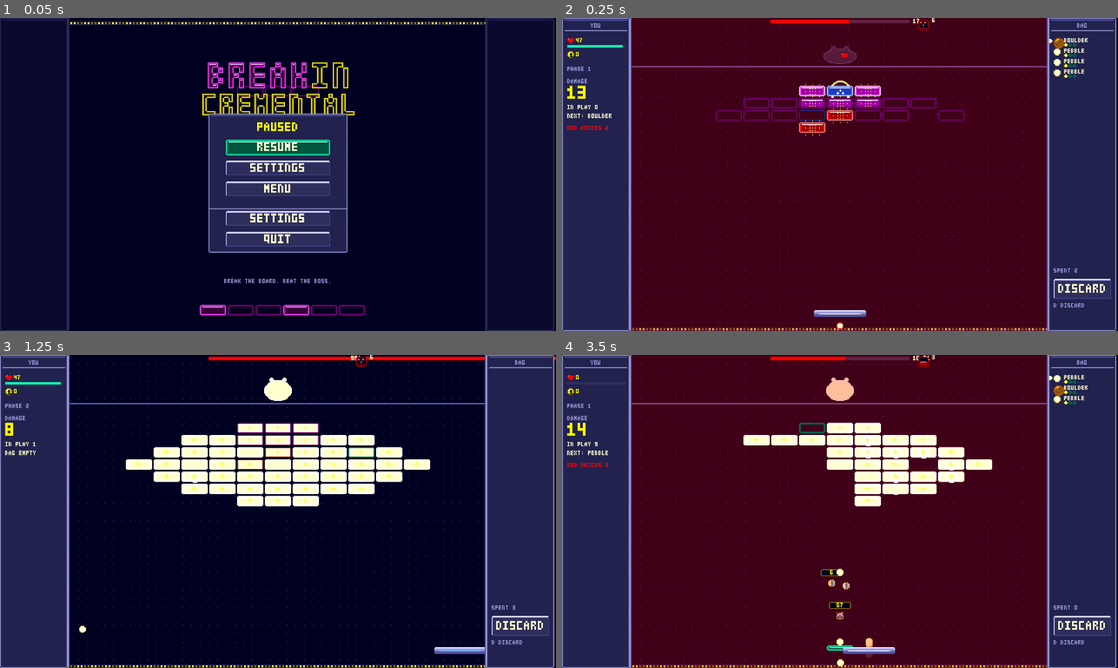
Above: before the commit, frames 1-4 (two rows, left to right).
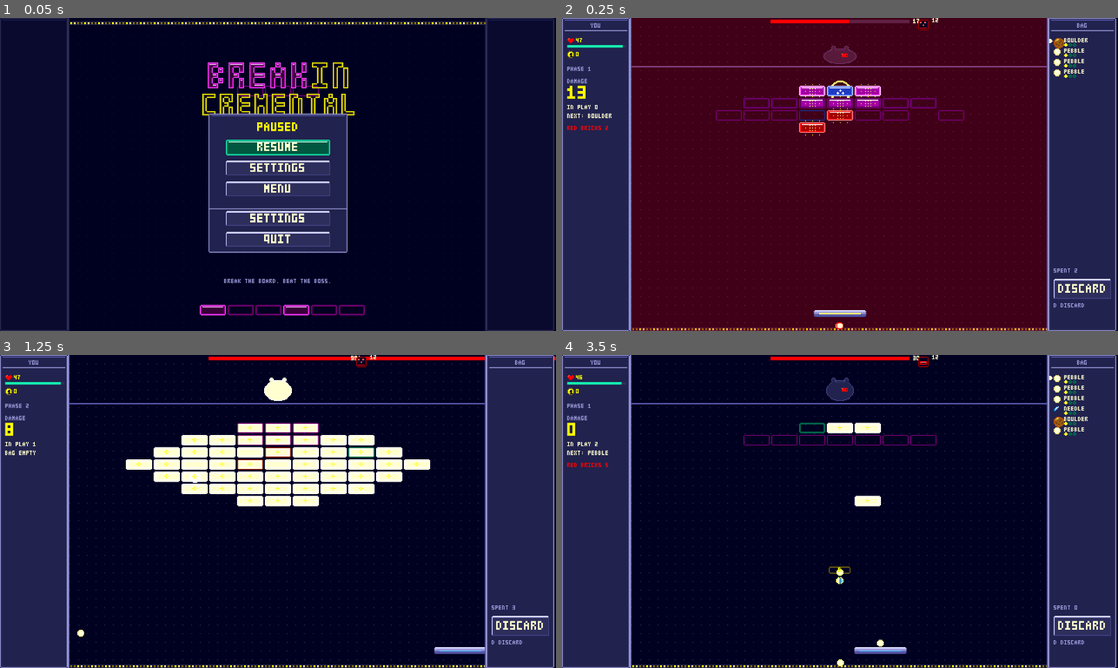
Above: after the commit, the same moments.

Repository: alpacaxander/breakin-cremental
Game: Godot game, scene res://tests/smoke.tscn
Same seed, same stepped clock (60 frames per second), same inputs: the game is played once before the commit and once after it. This scene is started directly instead of the project's main scene.
Inputs (mouse positions are in pixels of both pictures, inside the frame that each line leads up to):
- Up to frame 1 (0.05 s): no input
- Up to frame 2 (0.25 s): no input
- Up to frame 3 (1.25 s): tap Enter at 0.5 s; move the mouse to (400, 495) at 0.52 s; hold D from 0.53 s (still down); click (400, 495) at 0.67 s; tap Space at 0.77 s
- Up to frame 4 (3.5 s): release D at 1.25 s; drag from (728, 527) to (812, 574) at 1.27 s; click "DISCARD" at 2 s; move the mouse to (895, 442) at 2.77 s; hold D from 2.78 s (still down)

Frame 1 is identical in both runs. In frame 2, less than 0.1% of the frame differs, in the area x 46-68%, y 0-100%; in frame 3, less than 0.1%; in frame 4, 74%, in the area x 0-95%, y 0-100%.

Commit message:
Time enemy attacks in seconds, slow the ball, fix the needle's look
- Enemy intents count down seconds while a ball is in flight instead of
  paddle hits. Every cd doubled (one paddle hit taken as 2 s); the
  warden's riposte takes RIPOSTE_CUT 2 s off instead of an extra hit.
- BALL_SPEED 480 -> 350; launches leave up to LAUNCH_SPREAD_DEG 10
  off vertical at random.
- Balls draw their own face with fading afterimages instead of the
  basic-ball pierce_trail/ball_trail strips; the needle turns to its
  heading.
- Docs (content.md, design.md, map 1, CLAUDE.md) and smoke checks follow.

Co-Authored-By: Claude Opus 5.5 <noreply@anthropic.com>

Diff:
--- a/src/arena.gd
+++ b/src/arena.gd
@@ -2,9 +2,9 @@
 ## One fight: the enemy in the band above the top wall, the bag of balls launched phase by phase at the board, and the
 ## damage pipeline. A ball stores dmg per brick it breaks, fires it at the enemy on paddle contact and loses it on a drop;
 ## crit bricks launch the bag's next ball, bombs hit the enemy and blast their neighbours for the ball, a red brick a ball
-## breaks costs the player HP (a blast removes it for free); a phase ends when every ball has dropped, no HP cost. Paddle
-## hits count down the enemy's intent; at 0 its attack strip plays and the hazard spawns on frame 3 (_act, _hazard): red
-## bricks painted onto the board, enemy balls and debris that cost HP on paddle touch (Hazard nodes moved by hand, cleared
+## breaks costs the player HP (a blast removes it for free); a phase ends when every ball has dropped, no HP cost. Seconds
+## of flight count down the enemy's intent (_count_down); at 0 its attack strip plays and the hazard spawns on frame 3
+## (_act, _hazard): red bricks painted onto the board, enemy balls and debris that cost HP on paddle touch (Hazard nodes moved by hand, cleared
 ## at phase end), a laser lane snapped to the board column under the paddle (drawn in _draw), a shield row of solids that
 ## crumbles after so many paddle hits, the boss's mouth that eats balls and spits them back, and map 1's three: jam (the
 ## paddle at half width for so many hits, _paddle_fit), pull (an upward force on every ball in flight for a second,
@@ -29,8 +29,6 @@
 const Ui = preload("res://src/ui.gd")
 const Sfx = preload("res://src/sfx.gd")
 const Hud = preload("res://src/hud.gd")
-const TRAIL_TEX := preload("res://assets/pixel/png/anim_ball_trail.png")
-const PIERCE_TEX := preload("res://assets/pixel/png/anim_pierce_trail.png")
 const HAZARD_TEX := preload("res://assets/pixel/png/anim_hazard_strip.png")
 const SHIELD_TEX := preload("res://assets/pixel/png/anim_shield_floor.png")  # the floor line while relic shield_floor has a save armed
 const LASER_WARN_TEX := preload("res://assets/pixel/png/anim_laser_sweep_warn.png")
@@ -332,7 +330,7 @@
 func _launch(b: Ball) -> void:
 	b.age = 0
 	b.arm()
-	b.vel = Vector2.UP * Tuning.BALL_SPEED * b.speed
+	b.vel = Vector2.UP.rotated(deg_to_rad(randf_range(-Tuning.LAUNCH_SPREAD_DEG, Tuning.LAUNCH_SPREAD_DEG))) * Tuning.BALL_SPEED * b.speed
 	var pitch: float = b.row.get("pitch", Sfx.st(b.rank - 1))
 	Sfx.play("ball_launch", pitch)
 
@@ -400,6 +398,8 @@
 	if combo_t <= 0:
 		combo = 0
 	_tick_hazards(delta)
+	if balls.size() > (1 if rest else 0):  # a ball in flight (or held by gum): the enemy's clock runs; never between phases
+		_count_down(delta)
 	if over:
 		return
 	if refresh_in > 0:
@@ -536,7 +536,7 @@
 
 
 ## Paddle contact (pad: the main paddle or relic mini_paddle's): the ball's stored damage and poison land on the enemy,
-## the hit counts the enemy's intent down, the ball's per-flight traits re-arm, and gum with a catch left sticks.
+## a big one ripostes, the ball's per-flight traits re-arm, and gum with a catch left sticks.
 func _paddle_hit(ball: Ball, pad: Box = null) -> void:
 	if not pad:
 		pad = paddle
@@ -576,11 +576,18 @@
 		mouth_left -= 1
 		if mouth_left == 0:
 			_mouth_close()
-	enemy.cd_left -= 2 if enemy.has("riposte") and landed >= enemy.riposte else 1  # the warden's riposte: a big shot hurries it
-	if enemy.cd_left == 1:
+	if enemy.has("riposte") and landed >= enemy.riposte:  # the warden's riposte: a big shot hurries it
+		_count_down(Tuning.RIPOSTE_CUT)
+
+
+## The enemy's clock: s seconds off the countdown, the warning cue as it crosses 1 s, the intent at 0.
+func _count_down(s: float) -> void:
+	var was: float = enemy.cd_left
+	enemy.cd_left -= s
+	if enemy.cd_left <= 0:
+		_act()
+	elif was > 1 and enemy.cd_left <= 1:
 		Sfx.play("timed_off")
-	elif enemy.cd_left <= 0:
-		_act()
 
 
 ## A stuck ball leaves the paddle toward the mouse, within the paddle's bounce angle.
@@ -1187,8 +1194,8 @@
 
 func _process(_delta: float) -> void:
 	hp_l.text = str(enemy.hp) + (" P%d" % enemy.poison if enemy.poison else "")
-	intent_s.modulate.a = 0.8 + 0.2 * sin(Time.get_ticks_msec() / 1000.0 * TAU * 2) if enemy.cd_left == 1 else 1.0
-	cd_l.text = str(enemy.cd_left)
+	intent_s.modulate.a = 0.8 + 0.2 * sin(Time.get_ticks_msec() / 1000.0 * TAU * 2) if enemy.cd_left <= 1 else 1.0
+	cd_l.text = str(ceili(enemy.cd_left))
 	var px: float = Tuning.HAZARDS.debris.shake_px
 	position = home + (Vector2(randf_range(-px, px), randf_range(-px, px)) if shake > 0 else Vector2.ZERO)
 	queue_redraw()
@@ -1218,13 +1225,15 @@
 				draw_texture_rect_region(LASER_WARN_TEX if warn else LASER_FIRE_TEX, Rect2(hz.position.x - 30, y, 60, th), Rect2(lf * 30, 0, 30, th / 2))
 				y += 12
 	for b in balls:
+		# The ball's own face, its afterimages fading back along the heading: three while piercing, two at FAST_SPEED.
+		# The needle's shard is drawn pointing up-right, so it turns by heading + 45 degrees.
 		var r := b.radius
-		var trail: Texture2D = PIERCE_TEX if b.pierce_left > 0 else TRAIL_TEX if b.speed >= Tuning.FAST_SPEED else null
-		if trail and b != rest and b.hold <= 0:
-			draw_set_transform(b.position, b.vel.angle(), Vector2.ONE * Fx.SCALE)
-			draw_texture_rect_region(trail, Rect2(-20, -4, 24, 8), Rect2(int(Time.get_ticks_msec() / 83) % 4 * 24, 0, 24, 8))
-			draw_set_transform(Vector2.ZERO)
-		else:
-			draw_texture_rect(b.tex, Rect2(b.position - Vector2(r, r), Vector2(r, r) * 2), false)
+		var v: Vector2 = b.vel if b.vel != Vector2.ZERO else Vector2.UP
+		var turn := v.angle() + PI / 4 if b.id == "ball_pierce" else 0.0
+		var ghosts := 0 if b == rest or b.hold > 0 else 3 if b.pierce_left > 0 else 2 if b.speed >= Tuning.FAST_SPEED else 0
+		for i in range(ghosts, -1, -1):
+			draw_set_transform(b.position - v.normalized() * r * 1.5 * i, turn)
+			draw_texture_rect(b.tex, Rect2(-r, -r, r * 2, r * 2), false, Color(1, 1, 1, 1.0 - i * 0.25))
+		draw_set_transform(Vector2.ZERO)
 	if flash > 0:
 		draw_rect(field, Color(C.danger, 0.25))
--- a/src/tuning.gd
+++ b/src/tuning.gd
@@ -10,8 +10,9 @@
 const PADDLE_HEIGHT := 16.0
 const PADDLE_UP := 40.0  # paddle centre above the arena floor
 const PADDLE_SPEED := 800.0  # px/s cap for both mouse-follow and keys
-const BALL_SPEED := 480.0
+const BALL_SPEED := 350.0
 const BALL_RADIUS := 8.0
+const LAUNCH_SPREAD_DEG := 10.0  # a launch leaves up to this far off vertical, either side, at random
 const MAX_BOUNCE_DEG := 60.0  # angle off vertical when the ball hits the paddle edge
 const MIN_VERTICAL := 0.25  # min |vy| as a fraction of speed, stops near-horizontal loops
 
@@ -133,16 +134,16 @@
 const SPLIT_DEG := 20.0  # a splitter's halves fan from -SPLIT_DEG to +SPLIT_DEG about its heading
 
 # Enemies: one per fight. role picks the node kind (fight = regular), tier the earliest layer a regular appears.
-# cd: paddle hits between intents. intents cycle: [hazard id or "mouth", count]. board: rows = the drawn layout
-# (BOARD_KEYS), top = px below BOARD_TOP, no_refresh_rows (game.gd generate).
+# cd: seconds between intents, counted only while a ball is in flight. intents cycle: [hazard id or "mouth", count].
+# board: rows = the drawn layout (BOARD_KEYS), top = px below BOARD_TOP, no_refresh_rows (game.gd generate).
 # off: cue pitch offset in semitones. w: frame width of its <id>_idle/_hit/_attack/_die strips (48 tall). Behaviour: arena.gd.
-# Signatures: riposte = a landing of this much counts the intent down by 2; enraged = fields merged into the row below `at`
-# of its HP (cd, mouth, mimic = its enemy balls copy the bag's balls in order); steal = gold a dropped ball costs; twice =
-# seconds between the two firings of a phase's first intent; jackpot = gold when every gold brick breaks in one phase;
+# Signatures: riposte = a landing of this much takes RIPOSTE_CUT s off the countdown; enraged = fields merged into the
+# row below `at` of its HP (cd, mouth, mimic = its enemy balls copy the bag's balls in order); steal = gold a dropped ball
+# costs; twice = seconds between the two firings of a phase's first intent; jackpot = gold when every gold brick breaks in one phase;
 # shield_start = the shield row stands at fight start; advance = rows the board slides toward the paddle each phase while
 # it fits above BOARD_FLOOR.
 const ENEMIES := {
-	glob = {role = "regular", tier = 1, hp = 30, cd = 6, intents = [["red_bricks", 3], ["debris", 4]], off = 0, w = 48, board = {rows = [
+	glob = {role = "regular", tier = 1, hp = 30, cd = 12.0, intents = [["red_bricks", 3], ["debris", 4]], off = 0, w = 48, board = {rows = [
 		"....xxx....",
 		"..xx???xx..",
 		".x??xRx??x.",
@@ -151,7 +152,7 @@
 		"..xx???xx..",
 		"....xxx....",
 	]}},
-	lobber = {role = "regular", tier = 1, hp = 40, cd = 5, intents = [["enemy_balls", 1], ["enemy_balls", 3]], off = -2, w = 48, board = {rows = [
+	lobber = {role = "regular", tier = 1, hp = 40, cd = 10.0, intents = [["enemy_balls", 1], ["enemy_balls", 3]], off = -2, w = 48, board = {rows = [
 		"x.x.x.x.x.x",  # battlements
 		"xxxxxxxxxxx",
 		"#?????????#",
@@ -159,7 +160,7 @@
 		"#?????????#",
 		"##xx...xx##",  # the gate
 	]}},
-	mason = {role = "regular", tier = 3, hp = 55, cd = 6, intents = [["shield_row", 1], ["debris", 6]], off = -4, w = 64, board = {rows = [
+	mason = {role = "regular", tier = 3, hp = 55, cd = 12.0, intents = [["shield_row", 1], ["debris", 6]], off = -4, w = 64, board = {rows = [
 		"??xxxxxxx??",
 		"?x#######x?",
 		"?x#?ccc?#x?",  # the vault
@@ -167,7 +168,7 @@
 		"?x##xxx##x?",  # the door
 		"??xxxxxxx??",
 	]}},
-	warden = {role = "elite", tier = 4, hp = 120, cd = 5, riposte = 10, intents = [["laser_sweep", 1], ["enemy_balls", 3], ["shield_row", 1]], off = -5, w = 64, board = {rows = [
+	warden = {role = "elite", tier = 4, hp = 120, cd = 10.0, riposte = 10, intents = [["laser_sweep", 1], ["enemy_balls", 3], ["shield_row", 1]], off = -5, w = 64, board = {rows = [
 		"xxx#xxxxx#xxx",
 		"x??#????#??x",  # odd rows one short: honeycomb, so the pillars zigzag
 		"x??#??c??#??x",
@@ -177,7 +178,7 @@
 		"x??#??c??#??x",
 		"xxx.xxxx.xxx",
 	]}},
-	rat_king = {role = "regular", tier = 1, hp = 35, cd = 6, intents = [["coin_junk", 1], ["debris", 3]], off = 3, w = 64, board = {rows = [
+	rat_king = {role = "regular", tier = 1, hp = 35, cd = 12.0, intents = [["coin_junk", 1], ["debris", 3]], off = 3, w = 64, board = {rows = [
 		"c?xxxxxxx?c",  # the nest: crits in the four corners
 		"?xx?????xx?",
 		"xx???????xx",
@@ -185,7 +186,7 @@
 		"?xx?????xx?",
 		"c?xxxxxxx?c",
 	]}},
-	coin_slug = {role = "regular", tier = 1, hp = 40, cd = 5, intents = [["coin_junk", 2], ["red_bricks", 2]], off = -1, w = 48, board = {rows = [
+	coin_slug = {role = "regular", tier = 1, hp = 40, cd = 10.0, intents = [["coin_junk", 2], ["red_bricks", 2]], off = -1, w = 48, board = {rows = [
 		"...xxxxx...",
 		".xx?????xx.",
 		"xx???????xx",
@@ -194,7 +195,7 @@
 		".xx?????xx.",
 		"...xxxxx...",
 	]}},
-	fuse_box = {role = "regular", tier = 2, hp = 45, cd = 6, intents = [["red_bricks", 2], ["debris", 6]], off = 1, w = 48, board = {rows = [
+	fuse_box = {role = "regular", tier = 2, hp = 45, cd = 12.0, intents = [["red_bricks", 2], ["debris", 6]], off = 1, w = 48, board = {rows = [
 		"xxxxxxxxxxx",
 		"x?b???????x",  # the fuse: a diagonal of bombs, each inside the next one's blast
 		"x??b??????x",
@@ -203,7 +204,7 @@
 		"x?????b???x",
 		"xxxxxxxxxxx",
 	]}},
-	claw_rig = {role = "regular", tier = 2, hp = 50, cd = 5, intents = [["pull", 1], ["enemy_balls", 2]], off = -3, w = 64, board = {rows = [
+	claw_rig = {role = "regular", tier = 2, hp = 50, cd = 10.0, intents = [["pull", 1], ["enemy_balls", 2]], off = -3, w = 64, board = {rows = [
 		"xx???????xx",
 		"x?#..c..#?x",  # two pillars, the prize lane of crits between them
 		"x?#.c.c.#?x",
@@ -211,14 +212,14 @@
 		"x?#.....#?x",
 		"xx???????xx",
 	]}},
-	ticket_printer = {role = "regular", tier = 2, hp = 45, cd = 6, advance = 1, intents = [["jam", 1], ["red_bricks", 4]], off = 2, w = 48, board = {rows = [
+	ticket_printer = {role = "regular", tier = 2, hp = 45, cd = 12.0, advance = 1, intents = [["jam", 1], ["red_bricks", 4]], off = 2, w = 48, board = {rows = [
 		"xxxxxxxxxxx",  # the paper: rows that feed toward the paddle a phase at a time
 		"?c???????c?",
 		"xxxxxxxxxxx",
 		"????c??????",
 		"xxxxxxxxxxx",
 	]}},
-	bootleg_cabinet = {role = "regular", tier = 3, hp = 55, cd = 5, intents = [["enemy_balls", 3], ["debris", 4]], off = -2, w = 48, board = {rows = [
+	bootleg_cabinet = {role = "regular", tier = 3, hp = 55, cd = 10.0, intents = [["enemy_balls", 3], ["debris", 4]], off = -2, w = 48, board = {rows = [
 		"x#########x",  # the case
 		"x#???????#x",
 		"x#?R?c?R?#x",  # the cracked screen
@@ -227,7 +228,7 @@
 		"x.........x",
 		"...xxxxx...",  # the coin door
 	]}},
-	repo_man = {role = "elite", tier = 4, hp = 110, cd = 5, steal = 1, shield_start = true, intents = [["shield_row", 1], ["coin_junk", 2], ["debris", 6]], off = -6, w = 64, board = {rows = [
+	repo_man = {role = "elite", tier = 4, hp = 110, cd = 10.0, steal = 1, shield_start = true, intents = [["shield_row", 1], ["coin_junk", 2], ["debris", 6]], off = -6, w = 64, board = {rows = [
 		"x???????????x",
 		"x?#########?x",  # the vault
 		"x?#?c?c?c?#?x",
@@ -235,7 +236,7 @@
 		"x?###???###?x",  # the door
 		"x???????????x",
 	]}},
-	arcade_bouncer = {role = "elite", tier = 4, hp = 130, cd = 5, twice = 0.3, intents = [["jam", 2], ["enemy_balls", 4]], off = -5, w = 64, board = {rows = [
+	arcade_bouncer = {role = "elite", tier = 4, hp = 130, cd = 10.0, twice = 0.3, intents = [["jam", 2], ["enemy_balls", 4]], off = -5, w = 64, board = {rows = [
 		"?????#?#?????",  # the rope line, narrowing toward the top
 		"????#???#????",
 		"???#?????#???",
@@ -243,7 +244,7 @@
 		"?#?????????#?",
 		"xxxxxxxxxxxxx",
 	]}},
-	jackpot_reel = {role = "elite", tier = 4, hp = 115, cd = 6, jackpot = 30, intents = [["pull", 1], ["red_bricks", 3], ["debris", 8]], off = -3, w = 64, board = {rows = [
+	jackpot_reel = {role = "elite", tier = 4, hp = 115, cd = 12.0, jackpot = 30, intents = [["pull", 1], ["red_bricks", 3], ["debris", 8]], off = -3, w = 64, board = {rows = [
 		".xxx.xxx.xxx.",  # three reels
 		".x?x.x?x.x?x.",
 		".xgx.xgx.xgx.",  # a gold brick in each: all three in one phase pays the jackpot
@@ -251,7 +252,7 @@
 		".xxx.xxx.xxx.",
 		"xxxxxxxxxxxxx",
 	]}},
-	attract_mode = {role = "boss", tier = 5, hp = 220, cd = 4, enraged = {at = 0.5, cd = 4, mimic = true},
+	attract_mode = {role = "boss", tier = 5, hp = 220, cd = 8.0, enraged = {at = 0.5, cd = 8.0, mimic = true},
 		intents = [["jam", 1], ["enemy_balls", 5], ["pull", 1]], off = -8, w = 160, board = {top = 32, no_refresh_rows = 2, rows = [
 		"x#############x",  # the screen frame
 		"x#..ccc..cc..#x",  # the top score
@@ -264,7 +265,7 @@
 		"x#.xxxxx.xx.x#x",
 		"x.............x",  # the open bottom
 	]}},
-	maw = {role = "boss", tier = 5, hp = 240, cd = 4, mouth = 4, enraged = {at = 0.5, cd = 3, mouth = 6},
+	maw = {role = "boss", tier = 5, hp = 240, cd = 8.0, mouth = 4, enraged = {at = 0.5, cd = 6.0, mouth = 6},
 		intents = [["debris", 8], ["mouth", 1], ["laser_sweep", 2]], off = -7, w = 160, board = {top = 32, no_refresh_rows = 2, rows = [
 		"...xxxxxxxxx...",
 		".xxx???????xxx.",
@@ -278,6 +279,7 @@
 		".xxx???????xxx.",
 	]}},
 }
+const RIPOSTE_CUT := 2.0  # seconds a riposte landing takes off the countdown (about one paddle hit at BALL_SPEED 350)
 const ENEMY_FOOT := Vector2(480, 108)  # bottom centre of the enemy sprite, in the band above TOP_WALL
 const ENEMY_STRIPS := {idle = 4, hit = 6, attack = 6, die = 8}  # frames per <id>_<strip>; idle loops at 8 fps, the rest play at 12
 const ENEMY_FPS := {idle = 8, hit = 12, attack = 12, die = 12}
--- a/tests/smoke.gd
+++ b/tests/smoke.gd
@@ -63,10 +63,11 @@
 	assert(a.breakable < before - 3 and ball.stored > ball.dmg and a.enemy.hp <= Tuning.ENEMIES.glob.hp - Tuning.BRICKS.bomb.blast, "the bomb hit the enemy and broke its neighbours for the ball")
 	var stored: int = ball.stored
 	var hp_e: int = a.enemy.hp
+	var cd_e: float = a.enemy.cd_left
 	a._paddle_hit(ball)
-	assert(a.enemy.hp == hp_e - stored and ball.stored == 0 and ball.tag.text == "" and not ball.tag_s.visible and a.phase_dmg == stored + Tuning.ENEMIES.glob.hp - hp_e and a.enemy.cd_left == Tuning.ENEMIES.glob.cd - 1, "paddle contact fires the stored damage and counts down")
-	for i in Tuning.ENEMIES.glob.cd - 1:
-		a._paddle_hit(ball)
+	assert(a.enemy.hp == hp_e - stored and ball.stored == 0 and ball.tag.text == "" and not ball.tag_s.visible and a.phase_dmg == stored + Tuning.ENEMIES.glob.hp - hp_e and a.enemy.cd_left == cd_e, "paddle contact fires the stored damage and leaves the clock alone")
+	assert(cd_e < Tuning.ENEMIES.glob.cd, "the enemy clock ran while the ball flew")
+	a._count_down(cd_e)
 	assert(a.enemy.intent == 1 and a.enemy.cd_left == Tuning.ENEMIES.glob.cd, "the countdown fired the intent and showed the next")
 	var reds: int = a._bricks("red").size()  # the glob's first intent paints red bricks on the attack's spawn frame; checked after the beat below
 	# Crit launches the bag's next ball; drops end the phase after the beat, then the next ball rests.
@@ -131,7 +132,7 @@
 	var needle = a._add_ball({id = "ball_pierce", rank = 1}, lane.front().position + Vector2(0, 40))
 	a._launch(needle)
 	assert(needle.pierce_left == P.ball_pierce.pierce[0] and needle.radius == Tuning.BALL_RADIUS * P.ball_pierce.size and needle.speed == P.ball_pierce.speed, "a launched needle is armed, small and fast")
-	for i in 6:
+	for i in 12:
 		await get_tree().physics_frame
 	assert(needle.pierce_left < P.ball_pierce.pierce[0] and needle.vel.y < 0 and needle.stored > 0, "the needle broke a brick and passed through on its heading")
 	a.balls.erase(needle)
@@ -247,12 +248,12 @@
 	a.shield_left = 1
 	a._paddle_hit(a.rest)  # the resting ball never moves on its own, so no stray paddle hit sneaks in
 	assert(a.shield.is_empty() and a.shield_left == 0, "the last paddle hit crumbled the shield row")
-	# Riposte: a shot at or over the mark drops the countdown by two.
+	# Riposte: a shot at or over the mark takes RIPOSTE_CUT seconds off the countdown.
 	a.enemy.riposte = 10
+	a.enemy.cd_left = Tuning.RIPOSTE_CUT * 2
 	a.rest.store(10)
-	var cd0: int = a.enemy.cd_left
 	a._paddle_hit(a.rest)
-	assert(a.enemy.cd_left == cd0 - 2 and a.rest.stored == 0, "a riposte shot drops the countdown by two")
+	assert(is_equal_approx(a.enemy.cd_left, Tuning.RIPOSTE_CUT) and a.rest.stored == 0, "a riposte shot cuts the countdown")
 	# The win breaks the board outward and clears the hazards.
 	a._hazard("laser_sweep", 1)
 	a._land(a.enemy.hp)
@@ -325,7 +326,7 @@
 	var bite = a._add_ball({id = "ball_basic", rank = 1}, Vector2(Tuning.MOUTH.rect.get_center().x, Tuning.TOP_WALL + 20))
 	a._launch(bite)
 	var spent0: int = a.discard.size()
-	for i in 4:
+	for i in 8:
 		await get_tree().physics_frame
 	assert(a.eaten == 1 and not is_instance_valid(bite) and a.discard.size() == spent0 + 1, "a ball at the wall under the mouth is eaten into the discard pile")
 	a._land(a.enemy.hp_max / 2 + 1)
@@ -333,7 +334,7 @@
 	for i in Tuning.ENEMIES.maw.mouth:
 		a._paddle_hit(a.rest)
 	await get_tree().create_timer(0.1).timeout
-	assert(a.mouth_left == 0 and a.hazards.filter(func(h): return h.kind == "enemy_balls").size() == 1 and a.enemy.cd_left == Tuning.ENEMIES.maw.enraged.cd, "the mouth closed after its hits, spat the eaten ball back and the countdown reset to the enraged pace")
+	assert(a.mouth_left == 0 and a.hazards.filter(func(h): return h.kind == "enemy_balls").size() == 1, "the mouth closed after its hits and spat the eaten ball back")
 	await get_tree().create_timer(1.0).timeout  # the attack's volley and the delayed cues (the boss board's ten spawn ticks run to 0.8 s), else they leak at quit
 	a.queue_free()
 	await get_tree().process_frame
--- a/tests/test.gd
+++ b/tests/test.gd
@@ -296,7 +296,7 @@
 			["red_hit", 30, 6], ["red_break", 44, 8], ["red_spawn", 30, 6], ["red_bricks_paint", 30, 6], ["enemy_balls_warn", 8, 4], ["enemy_balls_fly", 8, 4],
 			["debris_fall", 8, 4], ["laser_sweep_warn", 30, 4], ["laser_sweep_fire", 30, 6], ["maw_mouth_open", 48, 6], ["maw_mouth_close", 48, 6],
 			["recall_rise", 12, 6], ["relic_get", 36, 6], ["map_ring_pulse", 16, 4],
-			["ball_bounce", 12, 6], ["ball_trail", 24, 4], ["pierce_trail", 24, 4], ["ball_lost", 12, 6], ["sticky_hold", 30, 6], ["bomb_ring", 60, 4], ["paddle_hit", 60, 4],
+			["ball_bounce", 12, 6], ["ball_lost", 12, 6], ["sticky_hold", 30, 6], ["bomb_ring", 60, 4], ["paddle_hit", 60, 4],
 			["mag_hit", 30, 6], ["blue_hit", 30, 6], ["ora_hit", 30, 6], ["mag_break", 44, 8], ["blue_break", 44, 8], ["ora_break", 44, 8],
 			["mag_spawn", 30, 6], ["blue_spawn", 30, 6], ["ora_spawn", 30, 6], ["icon_bomb_pulse", 30, 4], ["halo_pulse", 60, 4], ["halo_pulse_ora", 60, 4],
 			["solid_bounce", 44, 6], ["dust_puff", 12, 4], ["shield_floor", 32, 4], ["shield_floor_pop", 32, 6], ["magnet_pull", 44, 4], ["combo_chase", 30, 8], ["toll_pay", 30, 6],
Not shown, changed: CLAUDE.md
Not shown, changed: docs/content.md
Not shown, changed: docs/content/maps/back-alley-arcade.md
Not shown, changed: docs/design.md
